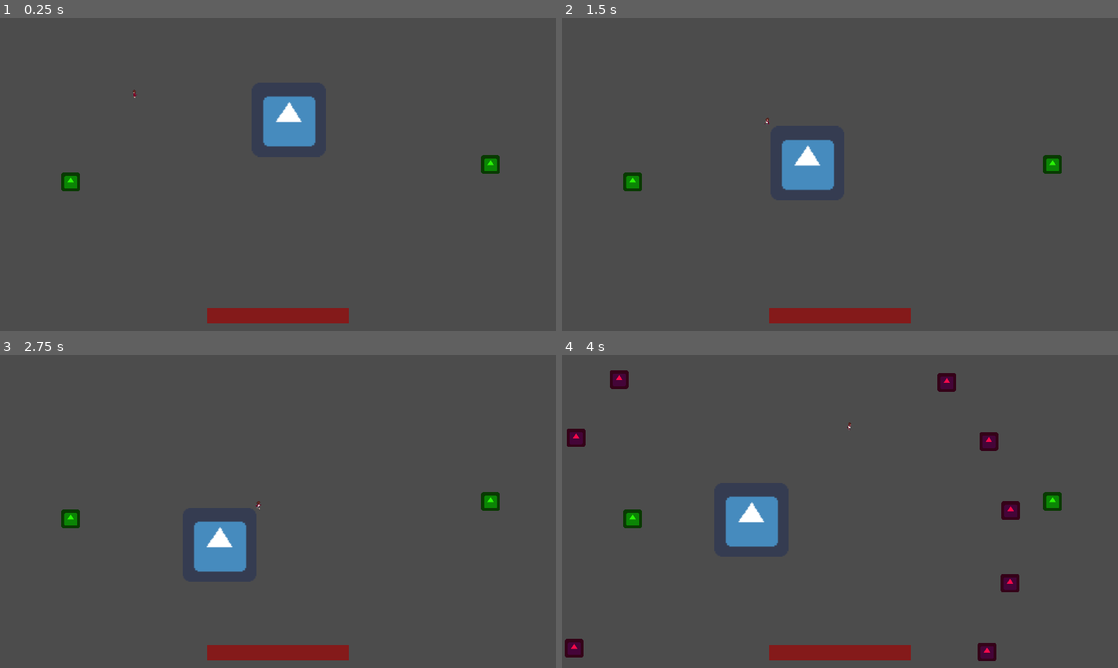
Above: before the commit, frames 1-4 (two rows, left to right).
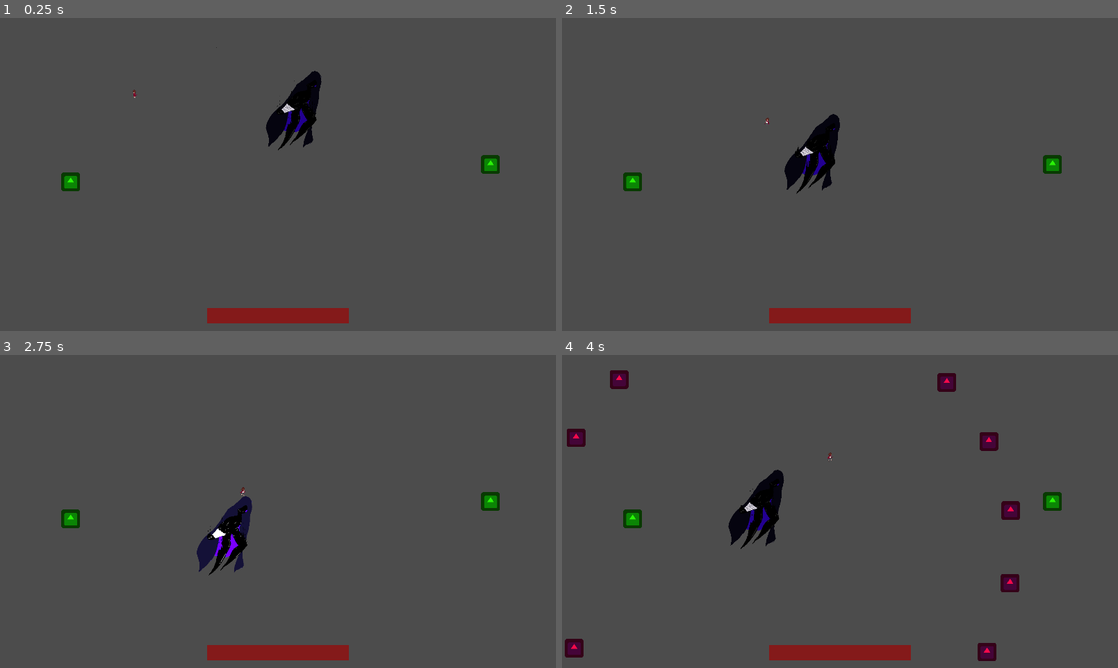
Above: after the commit, the same moments.

Repository: LadyVolk/The-Modern-Triad
Game: Godot game, scene res://Level.tscn
The game is run twice, just before and just after one commit, with the same random seed, the same clock (stepped at 60 frames per second) and the same inputs. The engine's default icon, where the game draws it, is replaced by a stand-in: a white triangle on a blue panel in a dark square.
Inputs (mouse positions are in pixels of both pictures, inside the frame that each line leads up to):
- Up to frame 1 (0.25 s): no input
- Up to frame 2 (1.5 s): move the mouse to (962, 158) at 0.52 s; hold D (player_right) 0.53-1.28 s; hold Right mouse button (melee_attack) 0.53-1.28 s; move the mouse to (728, 190) at 1.27 s; hold S (player_down) from 1.28 s (still down); tap Space (player_dash) at 1.35 s
- Up to frame 3 (2.75 s): move the mouse to (333, 442) at 2.02 s; release S (player_down) at 2.03 s; press the mouse at (333, 442) at 2.03 s; hold D (player_right) from 2.03 s (still down)
- Up to frame 4 (4 s): move the mouse to (812, 574) at 2.77 s; release D (player_right) at 2.78 s; release the mouse at (812, 574) at 2.78 s; hold W (player_up) 2.78-3.53 s; right-click (812, 574) at 2.85 s; move the mouse to (1006, 558) at 3.52 s; hold A (player_left) from 3.53 s (still down); hold Space (player_dash) from 3.53 s (still down)

The runs differ from the first frame. In frame 1, 1.8% of the frame differs, in the area x 38-58%, y 9-43%; in frame 2, 1.8%; in frame 3, 1.8%; in frame 4, 1.9%, in the area x 29-52%, y 21-62%.

Commit message:
added depression idle animation

Diff:
--- a/game/Bosses/Depression/Depression.gd
+++ b/game/Bosses/Depression/Depression.gd
@@ -1,3 +1,5 @@
+tool
+
 extends KinematicBody2D
 
 onready var timer = $Timer
@@ -66,6 +68,7 @@
 			$TimerPosition.start()
 			target_destination = null
 
+
 func how_much_to_move(target_position, origin_position, how_much):
 	var difference = (target_position - origin_position)
 
--- a/game/Bosses/Depression/Depression.tscn
+++ b/game/Bosses/Depression/Depression.tscn
@@ -1,12 +1,12 @@
 [gd_scene load_steps=7 format=2]
 
-[ext_resource path="res://icon.png" type="Texture" id=1]
+[ext_resource path="res://assets/images/depression/depression_stage_1_idle.png" type="Texture" id=1]
 [ext_resource path="res://Bosses/Depression/Depression.gd" type="Script" id=2]
 
-[sub_resource type="RectangleShape2D" id=1]
-extents = Vector2( 24.9526, 24.9275 )
+[sub_resource type="ConvexPolygonShape2D" id=6]
+points = PoolVector2Array( 80, -164, 110, -148, 80, 75, 70, 83, -35, 108, -72, 93, -80, 30, -66, -4 )
 
-[sub_resource type="Animation" id=4]
+[sub_resource type="Animation" id=2]
 resource_name = "change_state"
 tracks/0/type = "value"
 tracks/0/path = NodePath("Sprite:modulate")
@@ -32,9 +32,24 @@
 "update": 0,
 "values": [ Vector2( 7, 2 ), Vector2( -3, 5 ), Vector2( -1.88889, 4.66667 ), Vector2( 8, -5 ), Vector2( 4, 9 ), Vector2( -5, -2 ), Vector2( -6, 5 ), Vector2( -2, 6 ), Vector2( -4, -6 ), Vector2( 0, 0 ) ]
 }
+tracks/2/type = "method"
+tracks/2/path = NodePath(".")
+tracks/2/interp = 1
+tracks/2/loop_wrap = true
+tracks/2/imported = false
+tracks/2/enabled = true
+tracks/2/keys = {
+"times": PoolRealArray( 1 ),
+"transitions": PoolRealArray( 1 ),
+"values": [ {
+"args": [  ],
+"method": "play_idle"
+} ]
+}
 
-[sub_resource type="Animation" id=2]
-resource_name = "idle"
+[sub_resource type="Animation" id=3]
+length = 2.0
+loop = true
 tracks/0/type = "value"
 tracks/0/path = NodePath("Sprite:modulate")
 tracks/0/interp = 1
@@ -47,9 +62,44 @@
 "update": 0,
 "values": [ Color( 1, 1, 1, 1 ) ]
 }
+tracks/1/type = "value"
+tracks/1/path = NodePath("Sprite:vframes")
+tracks/1/interp = 1
+tracks/1/loop_wrap = true
+tracks/1/imported = false
+tracks/1/enabled = true
+tracks/1/keys = {
+"times": PoolRealArray( 0 ),
+"transitions": PoolRealArray( 1 ),
+"update": 1,
+"values": [ 1 ]
+}
+tracks/2/type = "value"
+tracks/2/path = NodePath("Sprite:hframes")
+tracks/2/interp = 1
+tracks/2/loop_wrap = true
+tracks/2/imported = false
+tracks/2/enabled = true
+tracks/2/keys = {
+"times": PoolRealArray( 0 ),
+"transitions": PoolRealArray( 1 ),
+"update": 1,
+"values": [ 17 ]
+}
+tracks/3/type = "value"
+tracks/3/path = NodePath("Sprite:frame")
+tracks/3/interp = 1
+tracks/3/loop_wrap = true
+tracks/3/imported = false
+tracks/3/enabled = true
+tracks/3/keys = {
+"times": PoolRealArray( 0, 0.1, 0.2, 0.3, 0.4, 0.5, 0.6, 0.7, 0.8, 0.9, 1, 1.1, 1.2, 1.3, 1.4, 1.5, 1.6, 1.7 ),
+"transitions": PoolRealArray( 1, 1, 1, 1, 1, 1, 1, 1, 1, 1, 1, 1, 1, 1, 1, 1, 1, 1 ),
+"update": 1,
+"values": [ 0, 1, 2, 3, 4, 5, 6, 7, 8, 9, 10, 11, 12, 13, 14, 15, 16, 16 ]
+}
 
-[sub_resource type="Animation" id=3]
-resource_name = "stun"
+[sub_resource type="Animation" id=4]
 length = 0.7
 tracks/0/type = "value"
 tracks/0/path = NodePath("Sprite:modulate")
@@ -86,13 +136,12 @@
 script = ExtResource( 2 )
 
 [node name="Sprite" type="Sprite" parent="."]
-modulate = Color( 0, 0, 0, 1 )
-scale = Vector2( 4, 4 )
 texture = ExtResource( 1 )
+hframes = 17
 
 [node name="Colission" type="CollisionShape2D" parent="."]
-scale = Vector2( 5, 5 )
-shape = SubResource( 1 )
+position = Vector2( 1.19745, -2.99368 )
+shape = SubResource( 6 )
 
 [node name="Timer" type="Timer" parent="."]
 wait_time = 3.0
@@ -104,9 +153,9 @@
 
 [node name="AnimationPlayer" type="AnimationPlayer" parent="."]
 autoplay = "idle"
-anims/change_state = SubResource( 4 )
-anims/idle = SubResource( 2 )
-anims/stun = SubResource( 3 )
+anims/change_state = SubResource( 2 )
+anims/idle = SubResource( 3 )
+anims/stun = SubResource( 4 )
 
 [node name="Tween" type="Tween" parent="."]
 [connection signal="timeout" from="Timer" to="." method="_on_Timer_timeout"]
--- a/game/Player.tscn
+++ b/game/Player.tscn
@@ -836,10 +836,7 @@
 speed = 4000
 
 [node name="Image" type="Sprite" parent="."]
-texture = ExtResource( 7 )
-vframes = 4
-hframes = 10
-frame = 20
+texture = ExtResource( 1 )
 
 [node name="Label" type="Label" parent="."]
 visible = false
@@ -888,7 +885,6 @@
 collision_mask = 16
 
 [node name="CollisionShape2D" type="CollisionShape2D" parent="Damage"]
-position = Vector2( -12.9996, -0.227135 )
-rotation = 1.5708
+position = Vector2( -0.184013, 13.7276 )
 shape = SubResource( 2 )
 [connection signal="body_shape_entered" from="Damage" to="." method="_on_Damage_body_shape_entered"]
Binary file added: game/assets/images/depression/depression_stage_1_idle.png
Not shown, added: game/assets/images/depression/depression_stage_1_idle.png.import
Binary file added: game/assets/images/player/gun_shoot.png
Not shown, added: game/assets/images/player/gun_shoot.png.import
